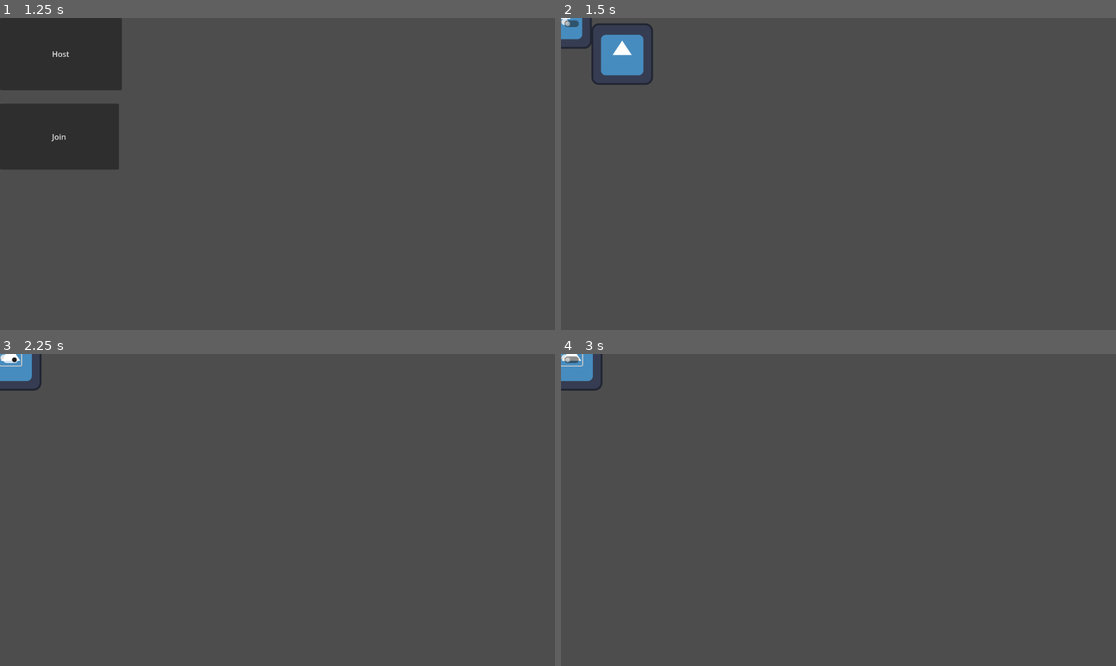
Above: before the commit, frames 1-4 (two rows, left to right).
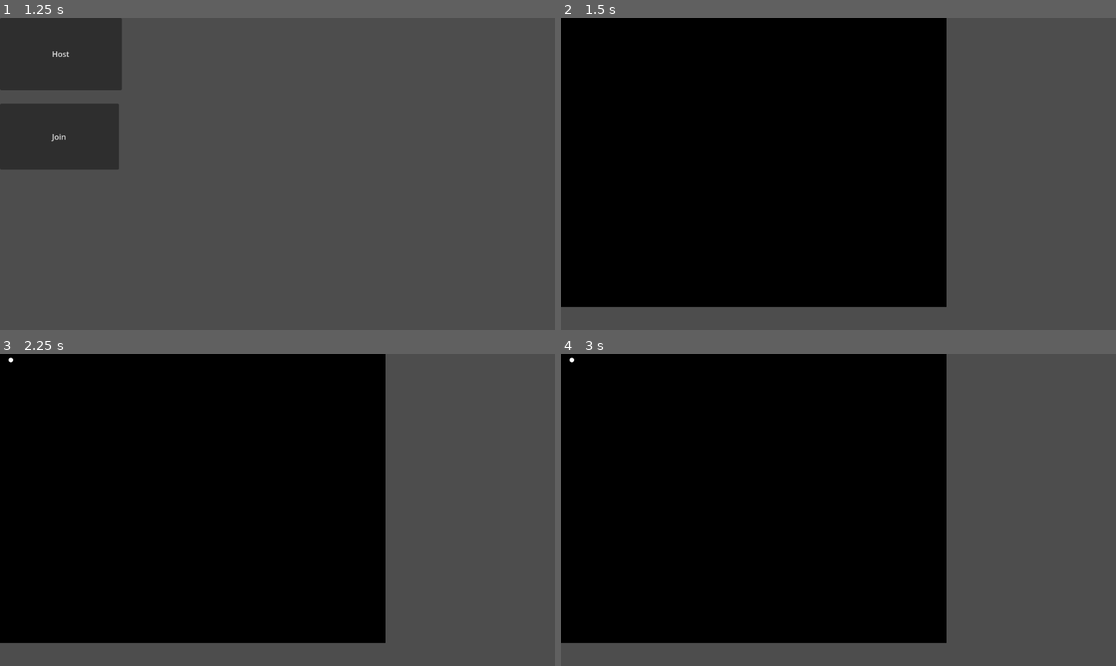
Above: after the commit, the same moments.

Repository: banana67676/Pitch-It-2025-2026
Game: Godot game, scene res://Scenes/Multiplayer Menu/Multiplayer_Menu.tscn
Two runs of this game, one before a commit and one after it. Both use one fixed random seed, a clock stepped at 60 frames per second and the inputs below. The engine's default icon, where the game draws it, is replaced by a stand-in: a white triangle on a blue panel in a dark square.
Inputs (mouse positions are in pixels of both pictures, inside the frame that each line leads up to):
- Up to frame 1 (1.25 s): tap Enter at 0.5 s; move the mouse to (399, 158) at 0.52 s; press the mouse at (399, 158) at 0.53 s
- Up to frame 2 (1.5 s): release the mouse at (960, 158) at 1.25 s; click "Host" at 1.25 s
- Up to frame 3 (2.25 s): click (11, 360) at 2 s
- Up to frame 4 (3 s): click (572, 360) at 2.75 s

Frame 1 is identical in both runs. In frame 2, 64% of the frame differs, in the area x 0-70%, y 0-93%; in frame 3, 64%; in frame 4, 64%.
Error before the commit: Parse Error: Preload file "res://Scenes/scenes/Multiplayer_Menu.tscn" does not exist. (res://Scenes/Multiplayer)

Commit message:
added more folders

Diff:
--- a/Card/card.tscn
+++ b/Card/Preset/card.tscn
@@ -1,6 +1,6 @@
 [gd_scene load_steps=5 format=3 uid="uid://bs5bk21ksn7ea"]
 
-[ext_resource type="Script" path="res://Card/card.gd" id="1_iw4sg"]
+[ext_resource type="Script" path="res://Card/Preset/card.gd" id="1_iw4sg"]
 [ext_resource type="Texture2D" uid="uid://cibo4eikjhyt2" path="res://icon.svg" id="2_7ctgm"]
 
 [sub_resource type="RectangleShape2D" id="RectangleShape2D_rcjb3"]
--- a/Scenes/Multiplayer Menu/Player.gd
+++ b/Scenes/Multiplayer Menu/Player.gd
@@ -3,7 +3,7 @@
 @export var drawing_scene: PackedScene
 var drawing
 func _start():
-	preload("../scenes/Multiplayer_Menu.tscn")
+	preload("./Multiplayer_Menu.tscn")
 
 func _enter_tree():
 	set_multiplayer_authority(name.to_int())
--- a/project.godot
+++ b/project.godot
@@ -19,6 +19,9 @@
 
 folder_colors={
 "res://Card/": "red",
+"res://Card/Preset/": "green",
+"res://Card/What/": "yellow",
+"res://Card/Who/": "blue",
 "res://Drawing/": "green",
 "res://Scenes/": "blue"
 }
--- /dev/null
+++ b/scripts/card.gd
@@ -0,0 +1,73 @@
+extends Node2D
+
+@export var FLIP_TIME = .5
+
+@onready var front: Node2D = $Front
+@onready var back: Node2D = $Back
+
+@onready var currentSide = back
+
+enum {
+	stay,
+	shrinking,
+	growing
+}
+var state = stay
+
+
+# Called when the node enters the scene tree for the first time.
+func _ready() -> void:
+
+
+	pass # Replace with function body.
+
+
+# Called every frame. 'delta' is the elapsed time since the previous frame.
+func _process(delta: float) -> void:
+	pass
+
+
+func shrink() -> Tween:
+	print("shrinking")
+	var shrinkTween = create_tween()
+	shrinkTween.tween_property(
+	self, "scale:x", 0,
+		FLIP_TIME
+	)
+	currentSide.visible = false
+	print("done shrinking")
+	return shrinkTween
+
+
+func grow() -> Tween:
+	print("growing")
+	currentSide.visible = true
+	var growTween = create_tween()
+	growTween.tween_property(
+	self, "scale:x", 1,
+		FLIP_TIME
+	)
+	print("done growing?")
+	return growTween
+
+
+func swap_current_side():
+	if (currentSide == back):
+		currentSide = front
+	elif (currentSide == front):
+		currentSide = back
+	else:
+		print("side is null")
+
+func flip():
+	state = shrinking
+	await shrink()
+	print("actually done growing")
+
+	grow()
+
+func _on_input_event(viewport: Node, event: InputEvent, shape_idx: int) -> void:
+	if event is InputEventMouseButton:
+		print("card clicked")
+		#state = shrinking
+		flip()
Renamed: Card/card.gd -> Card/Preset/card.gd
